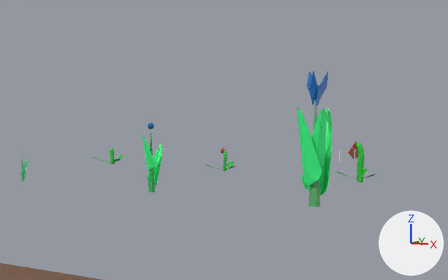
The Blender file scenes/garden.blend as it was, and as the next commit left it.
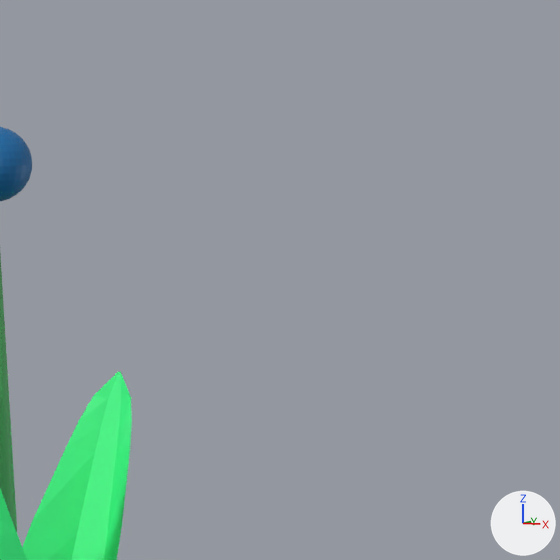
The first picture shows the older version from a camera (50 mm lens) standing at (-6.54, 8.4, 0.62) and looking at (-8.47, 12.43, 0.24). The close-ups show both versions on the part from 34% to 44% of the width and 40% to 57% of the height of that picture; other places that the commit changed are outside them. Arrows for +X, +Y and +Z are at lower right; the lights stay in place.

The first close-up shows 'Medium Tulip'.
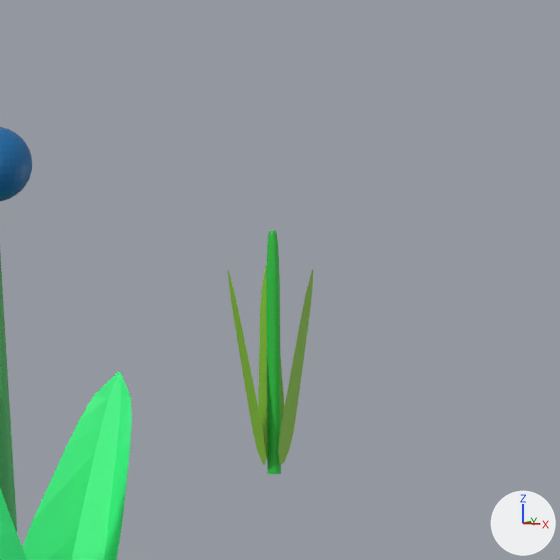
Boxes (x1, y1, x2, y2) around the edits, measured in the close-ups (560 x 560 px):
'Small Daffodil', added: after (228, 230, 313, 474)
    faces in mat_material_026: (266, 230, 281, 474)
    faces in mat_material_032: (278, 270, 313, 464)
    faces in mat_material_031: (228, 270, 266, 464)
    faces in mat_material_023: (258, 265, 284, 458)

The change, as a diff of the scene's bpy script:
```diff
--- a/scenes/garden.blend.py
+++ b/scenes/garden.blend.py
@@ mat_material_032 @@
+mat_material_032 = bpy.data.materials.new('Material.032')
+mat_material_032.use_nodes = True; mat_material_032.node_tree.nodes.clear()
+_N = mat_material_032.node_tree.nodes; _L = mat_material_032.node_tree.links
+n0 = _N.new('ShaderNodeBsdfPrincipled'); n0.name = 'Principled BSDF'
+n0.distribution = 'GGX'
+n0.subsurface_method = 'RANDOM_WALK_SKIN'
+n1 = _N.new('ShaderNodeOutputMaterial'); n1.name = 'Material Output'
+n2 = _N.new('ShaderNodeVertexColor'); n2.name = 'Color Attribute'
+_L.new(n0.outputs[0], n1.inputs[0])  # 'BSDF' to 'Surface'
+_L.new(n2.outputs[0], n0.inputs[0])  # 'Color' to 'Base Color'
@@ mat_material_026 @@
+mat_material_026 = bpy.data.materials.new('Material.026')
+mat_material_026.use_nodes = True; mat_material_026.node_tree.nodes.clear()
+_N = mat_material_026.node_tree.nodes; _L = mat_material_026.node_tree.links
+n0 = _N.new('ShaderNodeBsdfPrincipled'); n0.name = 'Principled BSDF'
+n0.distribution = 'GGX'
+n0.subsurface_method = 'RANDOM_WALK_SKIN'
+n1 = _N.new('ShaderNodeOutputMaterial'); n1.name = 'Material Output'
+n2 = _N.new('ShaderNodeVertexColor'); n2.name = 'Color Attribute'
+_L.new(n0.outputs[0], n1.inputs[0])  # 'BSDF' to 'Surface'
+_L.new(n2.outputs[0], n0.inputs[0])  # 'Color' to 'Base Color'
@@ mat_material_031 @@
+mat_material_031 = bpy.data.materials.new('Material.031')
+mat_material_031.use_nodes = True; mat_material_031.node_tree.nodes.clear()
+_N = mat_material_031.node_tree.nodes; _L = mat_material_031.node_tree.links
+n0 = _N.new('ShaderNodeBsdfPrincipled'); n0.name = 'Principled BSDF'
+n0.distribution = 'GGX'
+n0.subsurface_method = 'RANDOM_WALK_SKIN'
+n1 = _N.new('ShaderNodeOutputMaterial'); n1.name = 'Material Output'
+n2 = _N.new('ShaderNodeVertexColor'); n2.name = 'Color Attribute'
+_L.new(n0.outputs[0], n1.inputs[0])  # 'BSDF' to 'Surface'
+_L.new(n2.outputs[0], n0.inputs[0])  # 'Color' to 'Base Color'
@@ me_plane_005 @@
+me_plane_005.from_pydata(...)  # 296 vertices, 227 faces; spans x -1.13..1.29, y -2.71..3.36, z 0.0..0.74
+# faces by material slot: [11, 194, 11, 11]
+me_plane_005.materials.append(mat_material_023)
+me_plane_005.materials.append(mat_material_026)
+me_plane_005.materials.append(mat_material_031)
+me_plane_005.materials.append(mat_material_032)
@@ ob_small_daffodil @@
+ob_small_daffodil = bpy.data.objects.new('Small Daffodil', me_plane_005)
+ob_small_daffodil.location = (-9.5137, 13.518, 0.087)
+ob_small_daffodil.rotation_euler = (0.0, -1.384, 2.214)  # degrees (0, -79, 127)
+ob_small_daffodil.scale = (0.0803, 0.0112, 0.0803)
```
